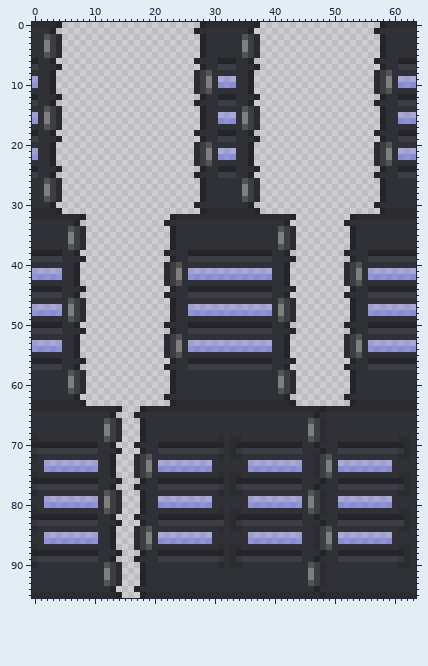
Two versions of one sprite sheet, Resources/Textures/TS/Structures/Doors/Glass/marine-medic.rsi/closing.png. The first picture shows the starting point.
The file is 64x96 pixels.
After:
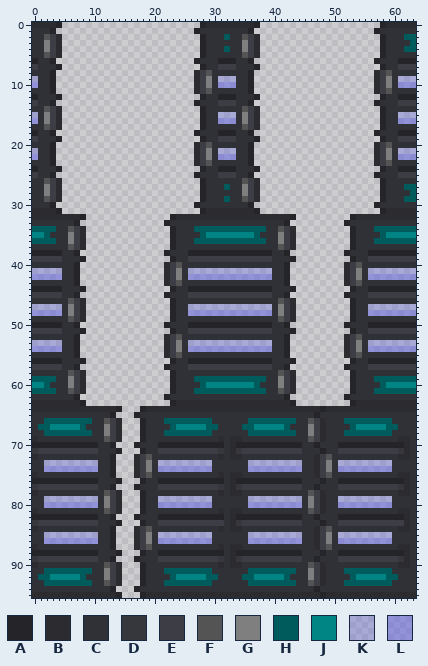
Palette (. is transparent): A #242429  B #2b2b30  C #303037  D #36363d  E #3d3d46  F #545454  G #7f7f7f  H #005c5c  J #008484  K #6868de5b  L #6868de96
From old to new:
y 2: x 32 C -> H; x 62..63 CC -> HH
y 3: x 63 C -> H
y 4: x 32 C -> H; x 62..63 CC -> HH
y 27: x 32 C -> H; x 62..63 CC -> HH
y 28: x 63 C -> H
y 29: x 32 C -> H; x 62..63 CC -> HH
y 34: x 0..3 CCCC -> HHHH; x 27..38 CCCCCCCCCCCC -> HHHHHHHHHHHH; x 57..63 CCCCCCC -> HHHHHHH
y 35: x 0..2 CCC -> JJH; x 28..37 CCCCCCCCCC -> HJJJJJJJJH; x 58..63 CCCCCC -> HJJJJJ
y 36: x 0..3 CCCC -> HHHH; x 27..38 CCCCCCCCCCCC -> HHHHHHHHHHHH; x 57..63 CCCCCCC -> HHHHHHH
y 59: x 0..3 CCCC -> HHHH; x 27..38 CCCCCCCCCCCC -> HHHHHHHHHHHH; x 57..63 CCCCCCC -> HHHHHHH
y 60: x 0..2 CCC -> JJH; x 28..37 CCCCCCCCCC -> HJJJJJJJJH; x 58..63 CCCCCC -> HJJJJJ
y 61: x 0..3 CCCC -> HHHH; x 27..38 CCCCCCCCCCCC -> HHHHHHHHHHHH; x 57..63 CCCCCCC -> HHHHHHH
y 66: x 2..9 CCCCCCCC -> HHHHHHHH; x 22..29 CCCCCCCC -> HHHHHHHH; x 36..43 CCCCCCCC -> HHHHHHHH; x 52..59 CCCCCCCC -> HHHHHHHH
y 67: x 1..8 CCCCCCCC -> HHJJJJJH; x 23..30 CCCCCCCC -> HJJJJJHH; x 35..42 CCCCCCCC -> HHJJJJJH; x 53..60 CCCCCCCC -> HJJJJJHH
y 68: x 2..9 CCCCCCCC -> HHHHHHHH; x 22..29 CCCCCCCC -> HHHHHHHH; x 36..43 CCCCCCCC -> HHHHHHHH; x 52..59 CCCCCCCC -> HHHHHHHH
y 91: x 2..9 CCCCCCCC -> HHHHHHHH; x 22..29 CCCCCCCC -> HHHHHHHH; x 36..43 CCCCCCCC -> HHHHHHHH; x 52..59 CCCCCCCC -> HHHHHHHH
y 92: x 1..8 CCCCCCCC -> HHJJJJJH; x 23..30 CCCCCCCC -> HJJJJJHH; x 35..42 CCCCCCCC -> HHJJJJJH; x 53..60 CCCCCCCC -> HJJJJJHH
y 93: x 2..9 CCCCCCCC -> HHHHHHHH; x 22..29 CCCCCCCC -> HHHHHHHH; x 36..43 CCCCCCCC -> HHHHHHHH; x 52..59 CCCCCCCC -> HHHHHHHH
